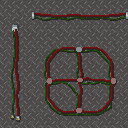
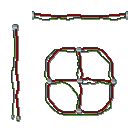
The second 128×128 image is a revision of the first. Changes to its layers:
painted on "gr cable" over [47, 47, 116, 114]
hid "Pasted Layer #3" over [0, 0, 128, 128]
